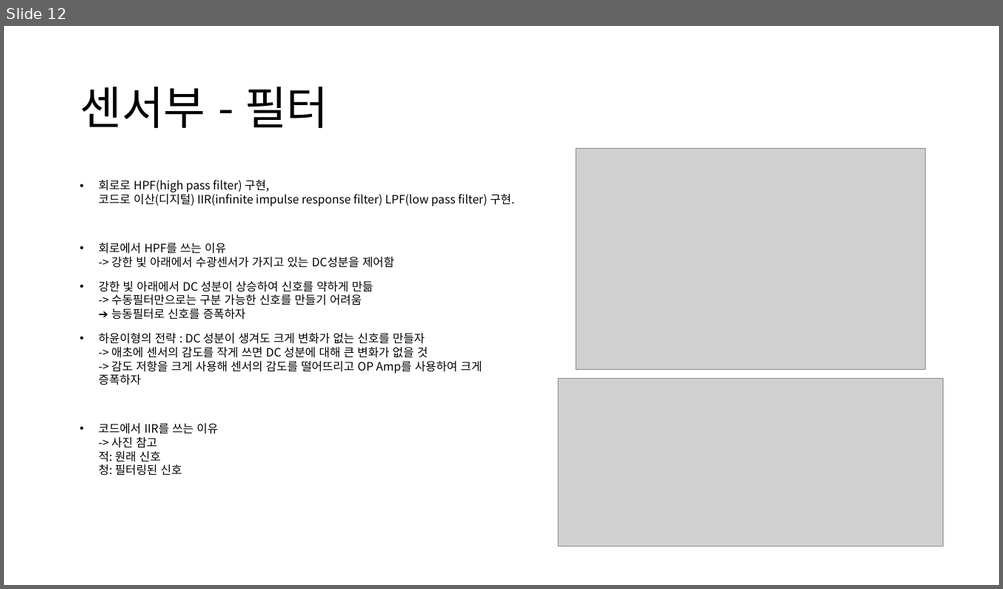
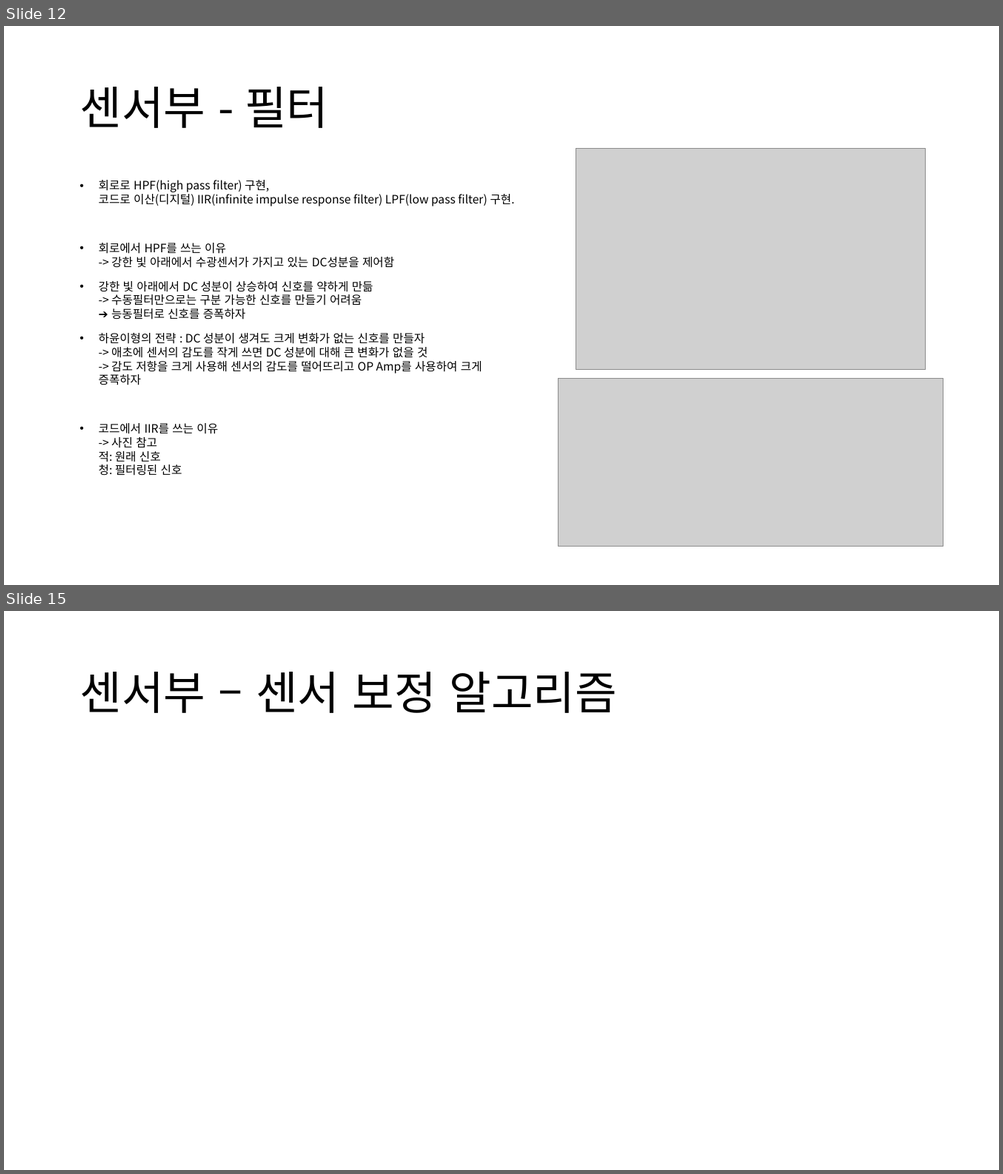
Before and after one commit to nodang/micromouse_hara, a slide deck: hara_instruction.pptx. Shown one above the other, each under a label of ours: slide 12 before the commit, slides 12 and 15 after it; the slides between them are not shown. The pictures are 1003x589 and 1003x1174 pixels, drawn with LibreOffice and Linux fonts; fonts in the diff are those of the drawing; grey boxes stand for pictures. Boxes give left, top, right and bottom in pixels: in the first picture for what was removed or moved away, otherwise in the second. Text is boxed around its words. In the diff, an @@ line names an element or a change of style, - is before the commit and + after.

```diff
--- a/hara_instruction.pptx
+++ b/hara_instruction.pptx
@@ slide 15 added at [4,611,999,1170], background #FFFFFF @@
@@ title added at [79,672,617,713], 44 pt, text #000000 @@
+센서부 – 센서 보정 알고리즘
```
Also in this commit, not shown: 1 slide changed, 1 other slide added, 10 other files.
